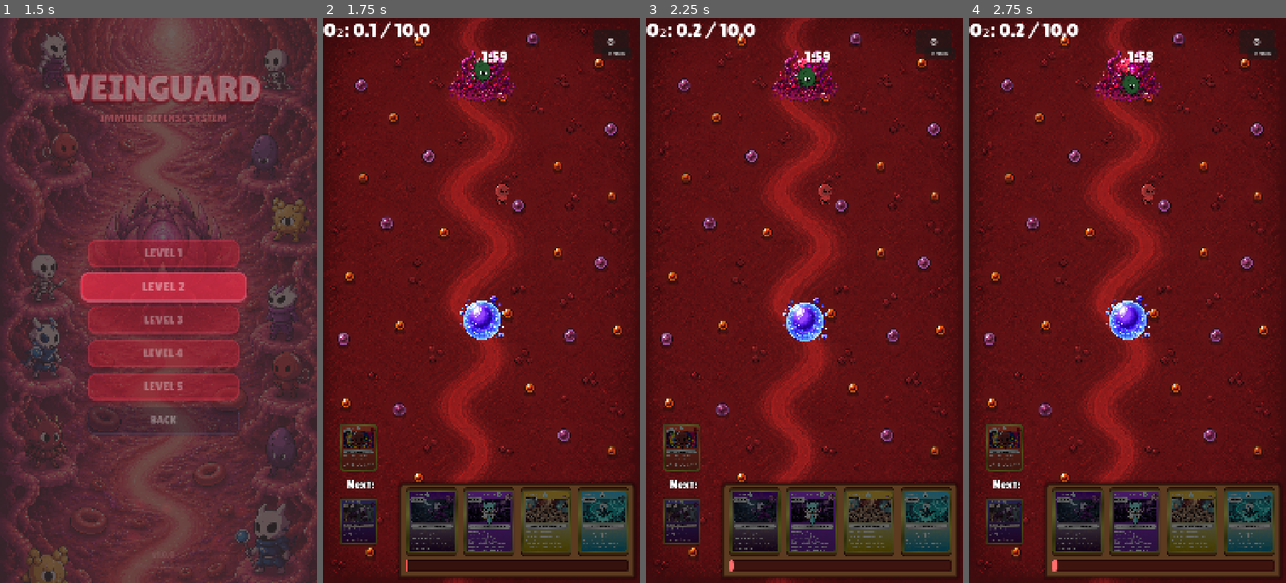
Above: before the commit, frames 1-4 (left to right).
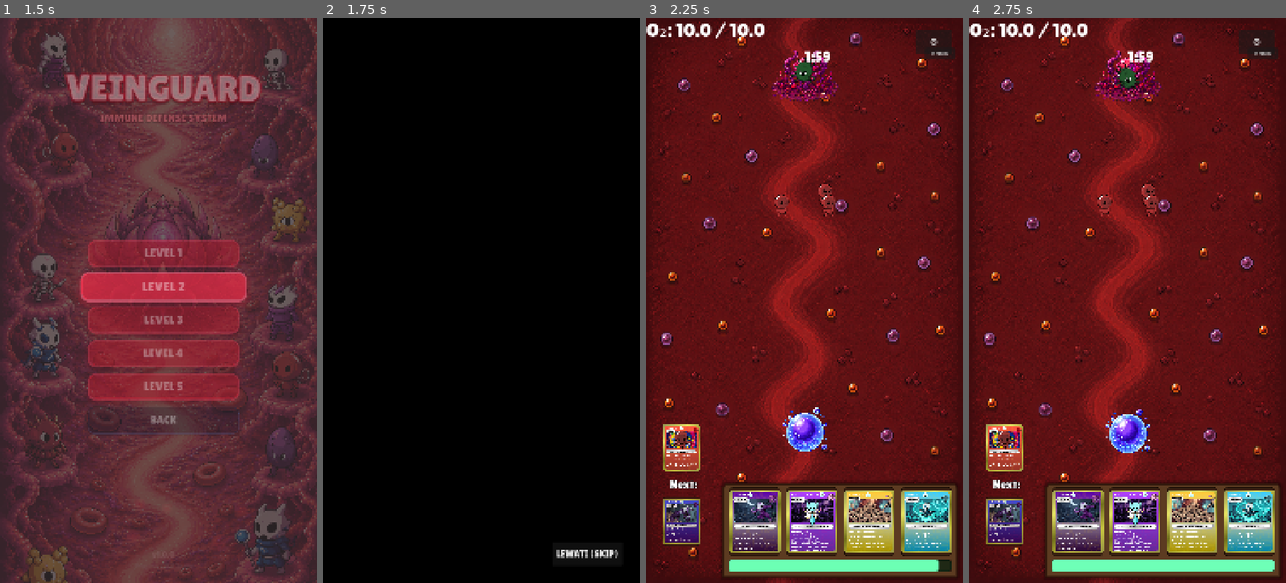
Above: after the commit, the same moments.

Repository: viPipar/veinguard
Game: Godot game, scene res://core/ui/MainMenu.tscn
Two runs of this game, one before a commit and one after it. Both use one fixed random seed, a clock stepped at 60 frames per second and the inputs below. Sound files missing from this copy of the repository are replaced by a short silence.
Inputs (mouse positions are in pixels of both pictures, inside the frame that each line leads up to):
- Up to frame 1 (1.5 s): click "START DEFENSE" at 0.5 s; click "LEVEL 2" at 1.25 s
- Up to frame 2 (1.75 s): no input
- Up to frame 3 (2.25 s): click (909, 554) at 2 s, where only the run after the commit has a clickable "LEWATI (SKIP)"
- Up to frame 4 (2.75 s): no input

Frame 1 is identical in both runs. In frame 2, 99% of the frame differs, in the area x 0-100%, y 0-100%; in frame 3, 12%; in frame 4, 12%.

Commit message:
feat: implement dynamic cutscene system and initialize core game architecture components

Diff:
--- a/veinguard/Main.gd
+++ b/veinguard/Main.gd
@@ -11,6 +11,14 @@
 	GameManager.game_over.connect(_on_game_over)
 	GameManager.player_won.connect(_on_player_won)
 	$Lane/EnemyBase.start_spawning()
+
+	# Spawn 2 unit Eritrosit tambahan di awal (Balancing Level 2)
+	var eritrosit_scene = preload("res://units/player/eritrosit/Eritrosit.tscn")
+	if eritrosit_scene:
+		for i in range(2):
+			var e = eritrosit_scene.instantiate()
+			add_child(e)
+			e.global_position = Vector2(460 + i * 160, 650)
 
 	# Buat HandManager secara programatik (mengelola 3 kartu di tangan)
 	_hand_manager      = HandManager.new()
--- a/veinguard/core/autoloads/GameManager.gd
+++ b/veinguard/core/autoloads/GameManager.gd
@@ -73,7 +73,10 @@
 
 
 func add_oxygen(amount: float) -> void:
-	oxygen_points = min(oxygen_points + amount, MAX_OXYGEN)
+	var final_amount = amount
+	if is_heartbeat_rush:
+		final_amount *= 2.0 # Lipatgandakan pertambahan oksigen saat Heartbeat Rush
+	oxygen_points = min(oxygen_points + final_amount, MAX_OXYGEN)
 	oxygen_changed.emit(oxygen_points)
 
 
@@ -110,6 +113,8 @@
 	_is_overtime   = false
 	_has_played_last_second = false
 	_heartbeat_timer = 0.0
+	oxygen_points = MAX_OXYGEN # Mulai wave dengan Oksigen penuh!
+	oxygen_changed.emit(oxygen_points)
 	print("Wave %d dimulai!" % wave_number)
 
 
--- a/veinguard/core/lane/Lane.tscn
+++ b/veinguard/core/lane/Lane.tscn
@@ -40,7 +40,7 @@
 [node name="Background" type="Sprite2D" parent="."]
 
 [node name="PlayerBase" type="Area2D" parent="." groups=["player_base"]]
-position = Vector2(540, 1020)
+position = Vector2(540, 1400)
 script = ExtResource("1_b4d85")
 
 [node name="Sprite2D" type="Sprite2D" parent="PlayerBase"]
--- /dev/null
+++ b/veinguard/core/ui/Cutscene.gd
@@ -0,0 +1,120 @@
+extends Control
+
+@onready var panel_1 : TextureRect = $Panels/Panel1
+@onready var panel_2 : TextureRect = $Panels/Panel2
+@onready var panel_3 : TextureRect = $Panels/Panel3
+@onready var panel_4 : TextureRect = $Panels/Panel4
+@onready var skip_btn : Button = $SkipBtn
+@onready var prompt_lbl : Label = $PromptLbl
+
+var panel_nodes : Array[TextureRect] = []
+var current_step : int = 0
+var is_animating : bool = false
+
+func _ready() -> void:
+	panel_nodes = [panel_1, panel_2, panel_3, panel_4]
+
+	# Load image asset secara dinamis berdasarkan level saat ini
+	var lvl = GameManager.current_level
+	var path = "res://assets/ui/cutscene/cutsceneLvl" + str(lvl) + ".jpeg"
+
+	if not ResourceLoader.exists(path):
+		push_warning("[Cutscene] File cutscene tidak ditemukan: " + path + ". Melewati cutscene.")
+		_start_game()
+		return
+
+	var image_tex = load(path)
+	if not image_tex:
+		push_error("[Cutscene] Gagal memuat file: " + path)
+		_start_game()
+		return
+
+	# Setup region untuk masing-masing panel secara dinamis berdasarkan ukuran tekstur
+	var tex_width = image_tex.get_width()
+	var tex_height = image_tex.get_height()
+	var panel_height = tex_height / 4
+
+	for i in range(4):
+		var atlas := AtlasTexture.new()
+		atlas.atlas = image_tex
+		atlas.region = Rect2(0, i * panel_height, tex_width, panel_height)
+
+		panel_nodes[i].texture = atlas
+		panel_nodes[i].visible = false
+
+		# Set posisi awal di luar layar (slide dari kiri untuk ganjil, kanan untuk genap)
+		if i % 2 == 0:
+			panel_nodes[i].position.x = -1100 # Dari kiri
+		else:
+			panel_nodes[i].position.x = 1100  # Dari kanan
+
+	skip_btn.pressed.connect(_on_skip_pressed)
+	prompt_lbl.visible = false
+
+	# Mulai panel pertama setelah layar hitam sesaat
+	await get_tree().create_timer(0.5).timeout
+	_show_next_panel()
+
+func _input(event: InputEvent) -> void:
+	if event is InputEventScreenTouch and event.pressed:
+		_on_screen_tapped()
+	elif event is InputEventMouseButton and event.pressed and event.button_index == MOUSE_BUTTON_LEFT:
+		_on_screen_tapped()
+
+func _on_screen_tapped() -> void:
+	# Jika skip button ditekan, abaikan tap layar biasa
+	if skip_btn.get_global_rect().has_point(get_global_mouse_position()):
+		return
+
+	if is_animating:
+		return
+
+	if current_step < 4:
+		_show_next_panel()
+	else:
+		_start_game()
+
+func _show_next_panel() -> void:
+	if current_step >= 4 or is_animating:
+		return
+
+	is_animating = true
+	var p = panel_nodes[current_step]
+	p.visible = true
+
+	# Mainkan Tween slide masuk
+	var tween = create_tween()
+	tween.tween_property(p, "position:x", 0.0, 0.7)\
+		.set_trans(Tween.TRANS_QUAD).set_ease(Tween.EASE_OUT)
+
+	await tween.finished
+	is_animating = false
+	current_step += 1
+
+	# Jika semua panel sudah tampil, tampilkan teks instruksi lanjut
+	if current_step == 4:
+		prompt_lbl.visible = true
+		_pulse_prompt()
+	else:
+		# Auto play panel berikutnya setelah 2.5 detik jika pemain tidak melakukan interaksi
+		_start_auto_play_timer()
+
+func _start_auto_play_timer() -> void:
+	var my_step = current_step
+	await get_tree().create_timer(2.5).timeout
+	# Hanya panggil jika langkah belum berubah (belum di-tap manual)
+	if current_step == my_step and current_step < 4 and not is_animating:
+		_show_next_panel()
+
+func _pulse_prompt() -> void:
+	if not prompt_lbl.visible:
+		return
+	var tween = create_tween().set_loops()
+	tween.tween_property(prompt_lbl, "modulate:a", 0.3, 0.6)
+	tween.tween_property(prompt_lbl, "modulate:a", 1.0, 0.6)
+
+func _on_skip_pressed() -> void:
+	_start_game()
+
+func _start_game() -> void:
+	get_tree().change_scene_to_file("res://Main.tscn")
--- /dev/null
+++ b/veinguard/core/ui/Cutscene.tscn
@@ -0,0 +1,103 @@
+[gd_scene load_steps=3 format=3]
+
+[ext_resource type="Script" path="res://core/ui/Cutscene.gd" id="1_script"]
+[ext_resource type="FontFile" uid="uid://bpuk0y8kyjxs2" path="res://assets/ui/Font/LilitaOne-Regular.ttf" id="2_font"]
+
+[node name="Cutscene" type="Control"]
+layout_mode = 3
+anchors_preset = 15
+anchor_right = 1.0
+anchor_bottom = 1.0
+grow_horizontal = 2
+grow_vertical = 2
+script = ExtResource("1_script")
+
+[node name="Background" type="ColorRect" parent="."]
+layout_mode = 1
+anchors_preset = 15
+anchor_right = 1.0
+anchor_bottom = 1.0
+grow_horizontal = 2
+grow_vertical = 2
+color = Color(0, 0, 0, 1)
+
+[node name="Panels" type="Control" parent="."]
+layout_mode = 1
+anchors_preset = 8
+anchor_left = 0.5
+anchor_top = 0.5
+anchor_right = 0.5
+anchor_bottom = 0.5
+offset_left = -540.0
+offset_top = -724.0
+offset_right = 540.0
+offset_bottom = 724.0
+grow_horizontal = 2
+grow_vertical = 2
+
+[node name="Panel1" type="TextureRect" parent="Panels"]
+layout_mode = 0
+offset_left = -1100.0
+offset_right = -20.0
+offset_bottom = 362.0
+expand_mode = 1
+
+[node name="Panel2" type="TextureRect" parent="Panels"]
+layout_mode = 0
+offset_left = 1100.0
+offset_top = 362.0
+offset_right = 2180.0
+offset_bottom = 724.0
+expand_mode = 1
+
+[node name="Panel3" type="TextureRect" parent="Panels"]
+layout_mode = 0
+offset_left = -1100.0
+offset_top = 724.0
+offset_right = -20.0
+offset_bottom = 1086.0
+expand_mode = 1
+
+[node name="Panel4" type="TextureRect" parent="Panels"]
+layout_mode = 0
+offset_left = 1100.0
+offset_top = 1086.0
+offset_right = 2180.0
+offset_bottom = 1448.0
+expand_mode = 1
+
+[node name="PromptLbl" type="Label" parent="."]
+layout_mode = 1
+anchors_preset = 7
+anchor_left = 0.5
+anchor_top = 1.0
+anchor_right = 0.5
+anchor_bottom = 1.0
+offset_left = -540.0
+offset_top = -240.0
+offset_right = 540.0
+offset_bottom = -180.0
+grow_horizontal = 2
+grow_vertical = 0
+theme_override_fonts/font = ExtResource("2_font")
+theme_override_font_sizes/font_size = 32
+text = "KETUK LAYAR UNTUK MEMULAI GAME"
+horizontal_alignment = 1
+vertical_alignment = 1
+
+[node name="SkipBtn" type="Button" parent="."]
+layout_mode = 1
+anchors_preset = 3
+anchor_left = 1.0
+anchor_top = 1.0
+anchor_right = 1.0
+anchor_bottom = 1.0
+offset_left = -300.0
+offset_top = -140.0
+offset_right = -60.0
+offset_bottom = -60.0
+grow_horizontal = 0
+grow_vertical = 0
+theme_override_fonts/font = ExtResource("2_font")
+theme_override_font_sizes/font_size = 32
+text = "LEWATI (SKIP)"
--- a/veinguard/core/ui/MainMenu.gd
+++ b/veinguard/core/ui/MainMenu.gd
@@ -138,7 +138,10 @@
 	fade_tween.tween_property(self, "scale", Vector2(1.05, 1.05), 0.3)
 
 	await fade_tween.finished
-	get_tree().change_scene_to_file("res://Main.tscn")
+	if level == 1 or level == 2 or level == 3:
+		get_tree().change_scene_to_file("res://core/ui/Cutscene.tscn")
+	else:
+		get_tree().change_scene_to_file("res://Main.tscn")
 
 func _on_encyclopedia_button_pressed() -> void:
 	AudioManager.play_select_sfx()
--- a/veinguard/main.tscn
+++ b/veinguard/main.tscn
@@ -181,7 +181,7 @@
 text = "⚙"
 
 [node name="SlingshotController" type="Node2D" parent="."]
-position = Vector2(540, 1020)
+position = Vector2(540, 1400)
 script = ExtResource("13_xrxkg")
 
 [node name="PreviewLine" type="Line2D" parent="SlingshotController"]
--- a/veinguard/units/enemies/bacteria/clostridium/ClostridiumProjectile.gd
+++ b/veinguard/units/enemies/bacteria/clostridium/ClostridiumProjectile.gd
@@ -1,7 +1,7 @@
 extends Area2D
 
 @export var speed: float = 250.0
-@export var damage: float = 12.0
+@export var damage: float = 8.0
 
 var velocity: Vector2 = Vector2.ZERO
 
--- a/veinguard/units/enemies/bacteria/clostridium/clostridium_stats.tres
+++ b/veinguard/units/enemies/bacteria/clostridium/clostridium_stats.tres
@@ -8,8 +8,9 @@
 description = "Bakteri pembentuk spora. Menembakkan racun saraf dari jauh yang memperlambat atau melumpuhkan unit imun."
 max_hp = 150.0
 move_speed = 35.0
-damage = 6.0
+damage = 8.0
 attack_range = 280.0
 attack_speed = 0.5
+windup_time = 0.3
 cost = 0
 metadata/_custom_type_script = "uid://c5gbukkn4s3uk"
--- a/veinguard/units/player/eosinofil/eosinofil_stats.tres
+++ b/veinguard/units/player/eosinofil/eosinofil_stats.tres
@@ -12,6 +12,7 @@
 max_hp = 50.0
 move_speed = 45.0
 damage = 20.0
-attack_range = 50.0
+attack_range = 320.0
 attack_speed = 1.0
+windup_time = 0.3
 cost = 5
--- a/veinguard/units/player/natural_killer/NKiller.gd
+++ b/veinguard/units/player/natural_killer/NKiller.gd
@@ -158,8 +158,19 @@
 	if sprite and sprite.sprite_frames.has_animation("attack"):
 		sprite.play("attack")
 
-	if current_target is UnitBase:
-		current_target.take_damage(stats.damage)
+	# Damage target utama secara langsung (menghindari delay/masalah tabrakan)
+	current_target.take_damage(stats.damage)
+	print("[NTKiller] Shotgun blast hit primary target: ", current_target.name, " for ", stats.damage, " damage!")
+
+	# Shotgun AOE damage: damage musuh lain di sekitarnya dalam arah kerucut (cone)
+	var dir := global_position.direction_to(current_target.global_position)
+	for body in attack_area.get_overlapping_bodies():
+		if body is UnitBase and body.is_in_group("enemies") and body != current_target and body.current_state != State.DIE:
+			var dir_to_body := global_position.direction_to(body.global_position)
+			# Dot product > 0.5 berarti berada dalam kerucut 120 derajat ke depan
+			if dir.dot(dir_to_body) > 0.5:
+				body.take_damage(stats.damage)
+				print("[NTKiller] Shotgun blast hit collateral: ", body.name, " for ", stats.damage, " damage!")
 
 
 func _pick_nearest_target() -> void:
--- a/veinguard/units/player/natural_killer/NKiller.tscn
+++ b/veinguard/units/player/natural_killer/NKiller.tscn
@@ -176,7 +176,7 @@
 radius = 400.0
 
 [sub_resource type="CircleShape2D" id="CircleShape2D_yeiq3"]
-radius = 30.0
+radius = 150.0
 
 [node name="NTKiller" type="CharacterBody2D"]
 collision_mask = 2
--- a/veinguard/units/player/natural_killer/nkiller_stats.tres
+++ b/veinguard/units/player/natural_killer/nkiller_stats.tres
@@ -8,8 +8,8 @@
 description = ""
 max_hp = 80.0
 move_speed = 100.0
-damage = 30.0
-attack_range = 50.0
+damage = 45.0
+attack_range = 120.0
 attack_speed = 1.0
 cost = 4
 metadata/_custom_type_script = "uid://c5gbukkn4s3uk"
Not shown, changed: veinguard/assets/ui/Character/Clostridium.png.import
Not shown, changed: veinguard/assets/ui/Character/Eusinofil_Idle.png.import
Not shown, changed: veinguard/assets/ui/Character/Eusinofil_attack.png.import
Not shown, changed: veinguard/assets/ui/Character/Eusinofil_walk.png.import
Not shown, changed: veinguard/assets/ui/Character/Group 5.png.import
Not shown, changed: veinguard/assets/ui/Character/Makrofag_Idle.png.import
Not shown, changed: veinguard/assets/ui/Character/Makrofag_Walk.png.import
Not shown, changed: veinguard/assets/ui/Character/NTKiller_idle.png.import
Not shown, changed: veinguard/assets/ui/Character/NTkiller_walk.png.import
Not shown, changed: veinguard/assets/ui/Character/Ntkiller_attack.png.import
Not shown, changed: veinguard/assets/ui/Character/ProjectileB.png.import
Not shown, changed: veinguard/assets/ui/Character/Staphylococcus.png.import
(and 35 more such lines)
